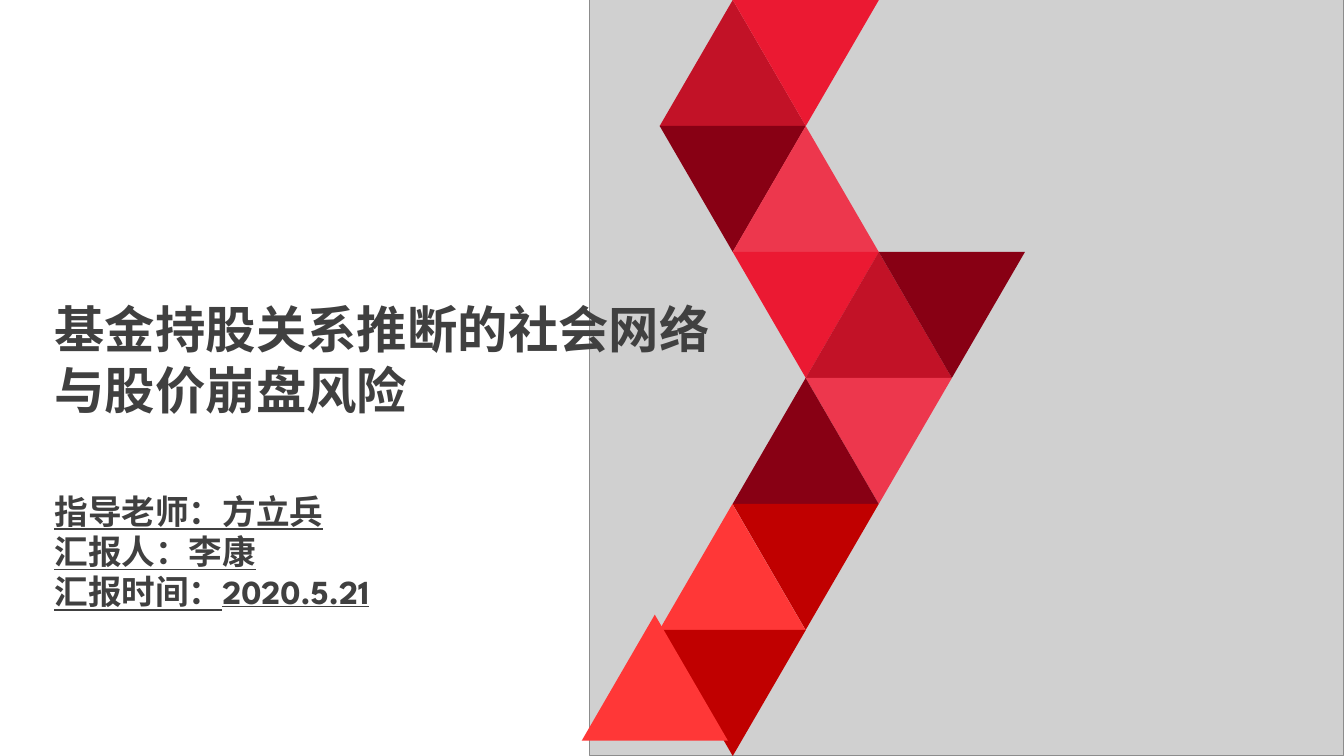
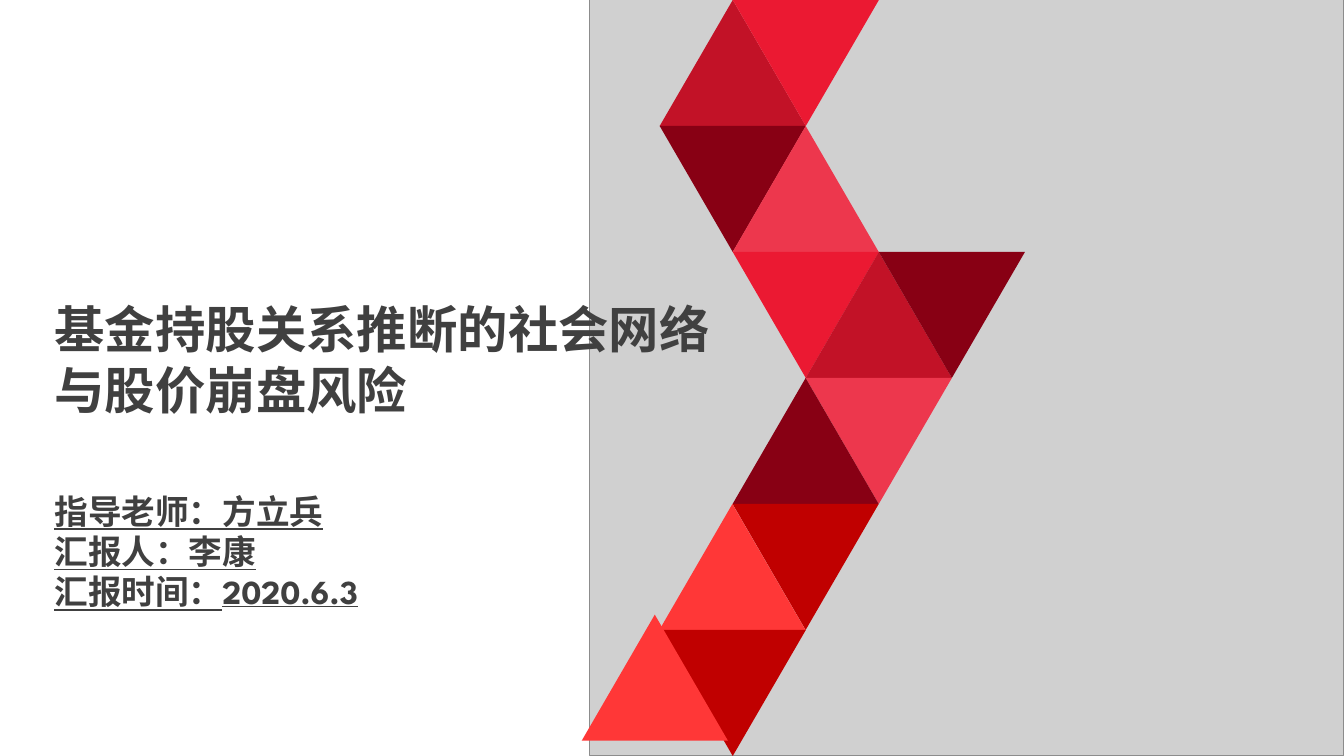
Before and after one commit to FinTechNJU/EMcode, a slide deck: slide 1 of Documents/李康毕业论文答辩.pptx. Drawn at 1344x756 pixels with LibreOffice and Linux fonts; fonts in the diff are those of the drawing; grey boxes stand for pictures. Boxes give left, top, right and bottom in pixels: in the first picture for what was removed or moved away, otherwise in the second. Text is boxed around its words. In the diff, an @@ line names an element or a change of style, - is before the commit and + after.

```diff
--- a/Documents/李康毕业论文答辩.pptx
+++ b/Documents/李康毕业论文答辩.pptx
@@ text at box(54, 575, 357, 611): text changed @@
-汇报时间：2020.5.21
+汇报时间：2020.6.3
```
Also in this commit, not shown: 9 other slides changed, 4 slides added, 4 slides removed, 2 other files.
